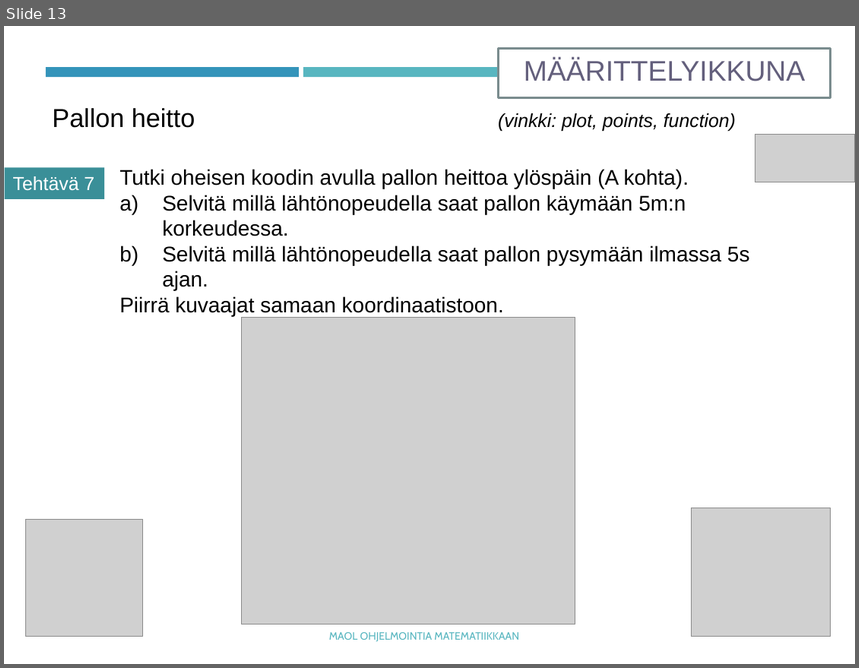
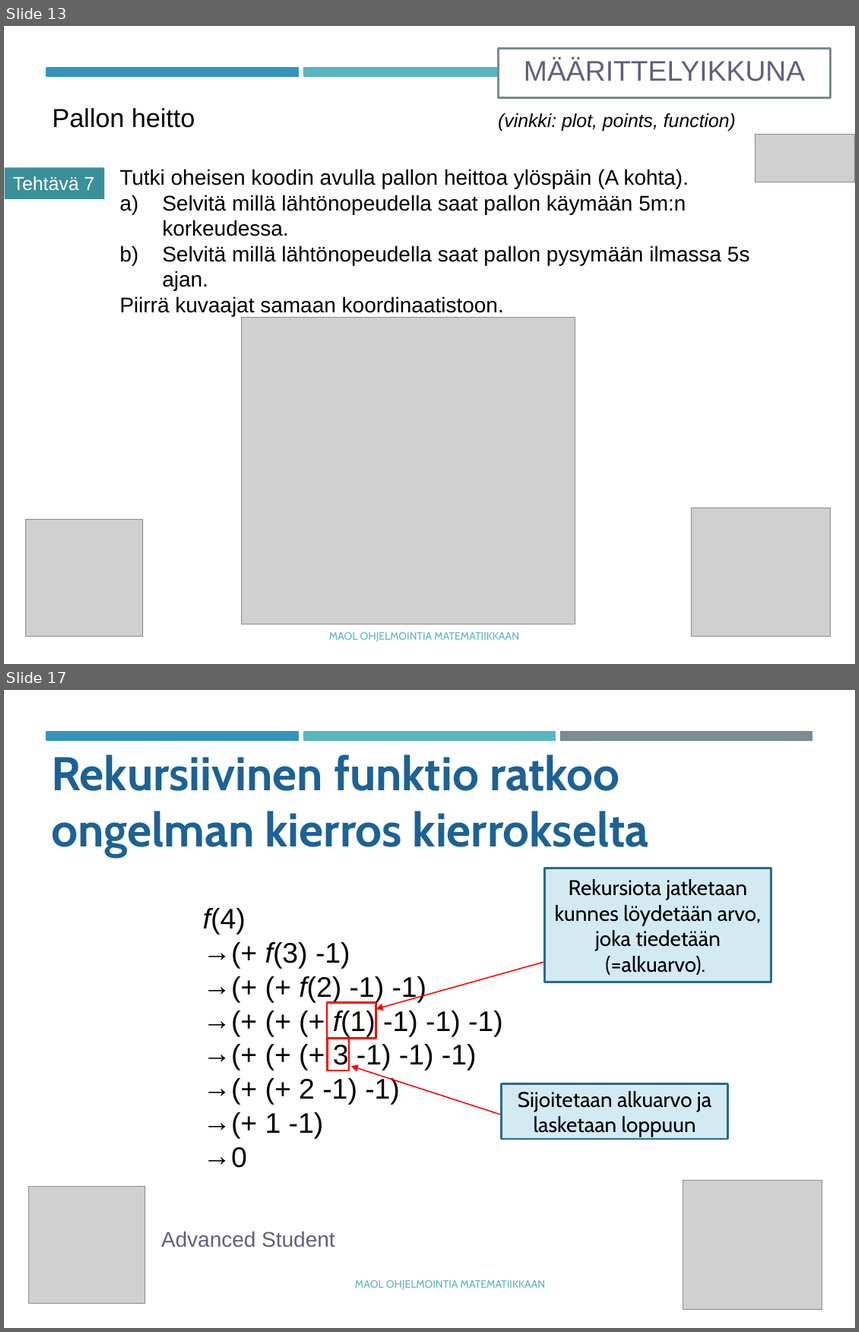
Before and after one commit to tyynetyyne/tyynetyyne.github.io, a slide deck: tehtavat/tiedostot/maol/power_point/Racket-MAOL-9-funktiot.pptx. Shown one above the other, each under a label of ours: slide 13 before the commit, slides 13 and 17 after it; the slides between them are not shown. The pictures are 859x668 and 859x1332 pixels, drawn with LibreOffice and Linux fonts; fonts in the diff are those of the drawing; grey boxes stand for pictures. Boxes give left, top, right and bottom in pixels: in the first picture for what was removed or moved away, otherwise in the second. Text is boxed around its words. In the diff, an @@ line names an element or a change of style, - is before the commit and + after.

```diff
--- a/tehtavat/tiedostot/maol/power_point/Racket-MAOL-9-funktiot.pptx
+++ b/tehtavat/tiedostot/maol/power_point/Racket-MAOL-9-funktiot.pptx
@@ slide 17 added at (4,690,855,1328), background #FFFFFF; not listed: 2 template elements that a slide beside it also shows @@
@@ rectangle added at (560,731,813,741), fill #7A8C8E @@
@@ text added at (51,755,649,858), 40 pt, text #1D6294, bold @@
+Rekursiivinen funktio ratkoo ongelman kierros kierrokselta
@@ rectangle added at (544,869,772,983), fill #D4EAF3, outline #266D8A 1.75 pt, 18 pt, text #000000 @@
+Rekursiota jatketaan kunnes löydetään arvo, joka tiedetään (=alkuarvo).
@@ text added at (203,908,503,1168), 24 pt, text #000000 @@
+f(4)
+→ (+ f(3) -1)
+→ (+ (+ f(2) -1) -1)
+→ (+ (+ (+ f(1) -1) -1) -1)
+→ (+ (+ (+ 3 -1) -1) -1)
+→ (+ (+ 2 -1) -1)
+→ (+ 1 -1)
+→ 0
@@ arrow added from (544, 962) to (376, 1009), #FF0000 1 pt @@
@@ rectangle added at (326,1002,376,1038), outline #FF0000 1.75 pt @@
@@ rectangle added at (328,1038,349,1071), outline #FF0000 1.75 pt @@
@@ arrow added from (501, 1115) to (351, 1066), #FF0000 1 pt @@
@@ rectangle added at (501,1084,728,1139), fill #D4EAF3, outline #266D8A 1.75 pt, 18 pt, text #000000 @@
+Sijoitetaan alkuarvo ja lasketaan loppuun
@@ picture added at (28,1187,145,1304) @@
@@ picture added at (683,1181,822,1309) @@
@@ text added at (161,1231,335,1248), 18 pt, text #635F7C @@
+Advanced Student
@@ text added at (355,1281,546,1290), 9 pt, text #58B6C0 @@
+MAOL OHJELMOINTIA MATEMATIIKKAAN
```
Also in this commit, not shown: 1 slide changed, 11 other slides added, 5 other files.
